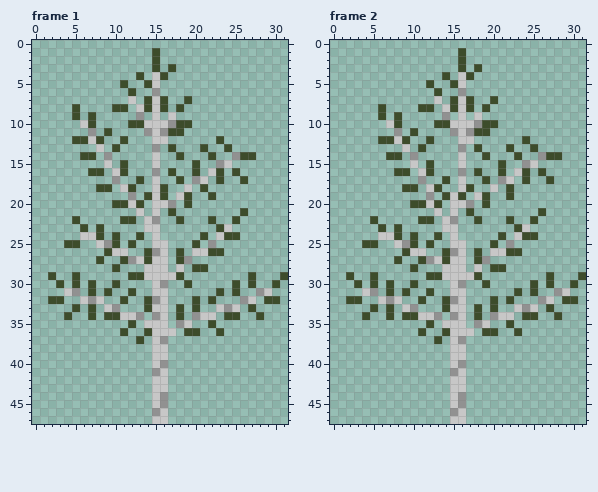
Pixel-art file, stored at assets/textures/outside/tree.ase. Above is the file before it was changed.
32x48 pixels, 8 frames. Shown: frame 1, frame 2. The commit also changed other frames, which this record leaves out.
After:
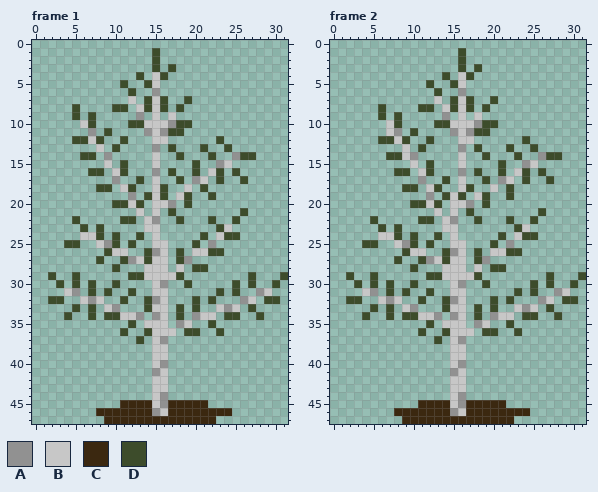
Palette (. is transparent): A #919191  B #c7c7c7  C #3b2810  D #3d4c2b
Edits made:
Frame 1:
y 45: x 11..14 .... -> CCCC; x 17..21 ..... -> CCCCC
y 46: x 8..14 ....... -> CCCCCCC; x 17..24 ........ -> CCCCCCCC
y 47: x 9..22 ......BB...... -> CCCCCCCCCCCCCC
Frame 2:
y 11: x 7 . -> B
y 14: x 9 . -> B
y 45: x 11..14 .... -> CCCC; x 17..21 ..... -> CCCCC
y 46: x 8..14 ....... -> CCCCCCC; x 17..24 ........ -> CCCCCCCC
y 47: x 9..22 ......BB...... -> CCCCCCCCCCCCCC
